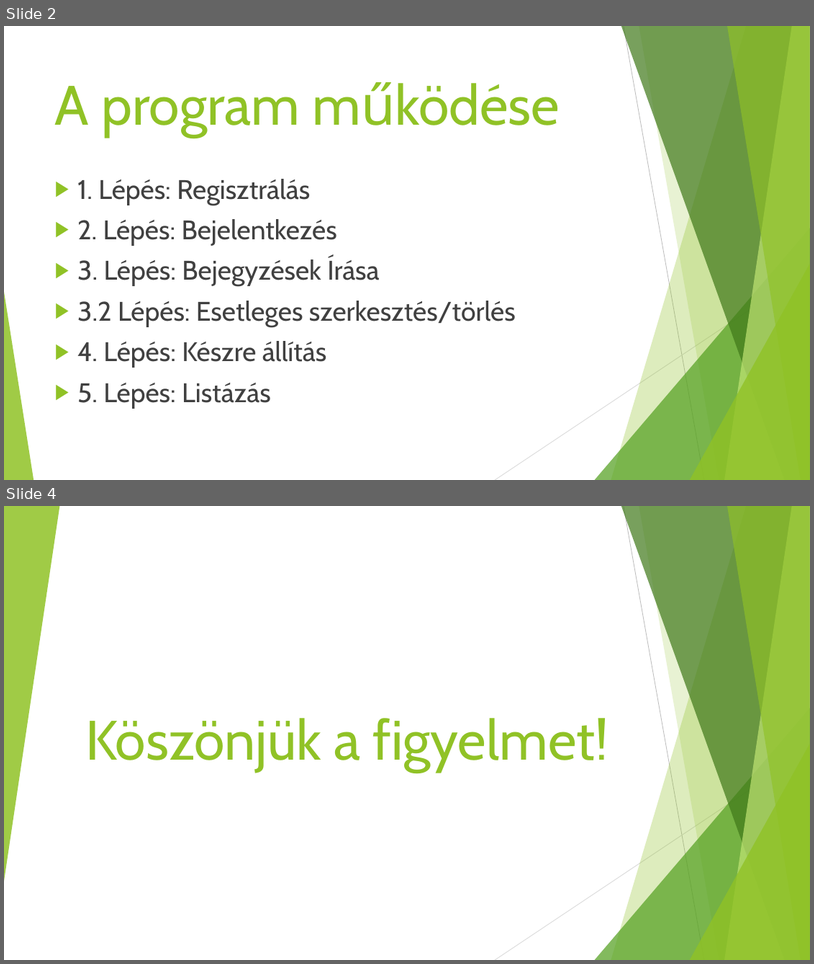
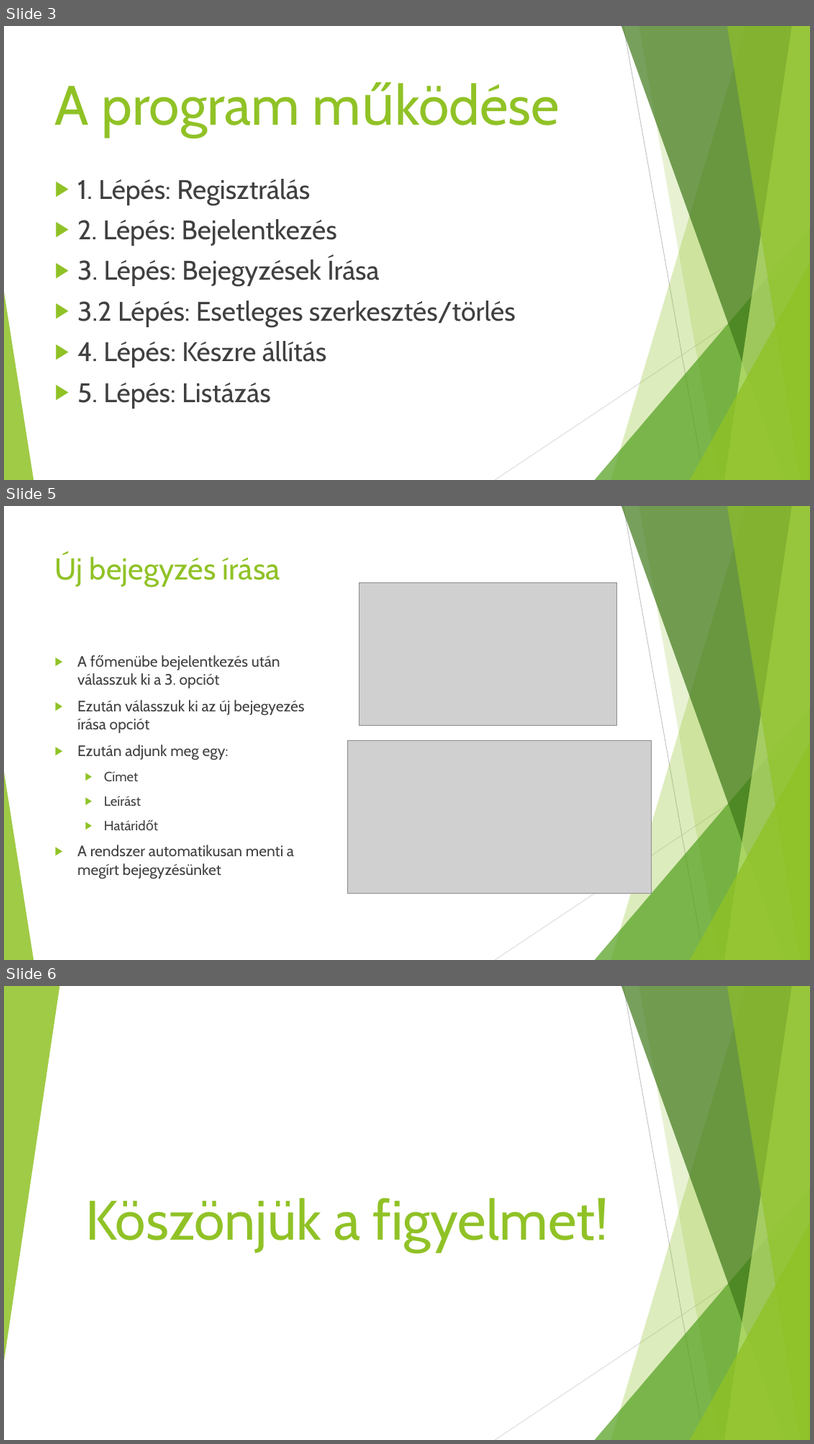
Before and after one commit to CsuszaTomi/DMN-Projekt, a slide deck: Határidőnapló.pptx. Shown one above the other, each under a label of ours: slides 2 and 4 before the commit, slides 3, 5 and 6 after it; the slides between them are not shown. The pictures are 814x964 and 814x1444 pixels, drawn with LibreOffice and Linux fonts; fonts in the diff are those of the drawing; grey boxes stand for pictures. Boxes give left, top, right and bottom in pixels: in the first picture for what was removed or moved away, otherwise in the second. Text is boxed around its words. In the diff, an @@ line names an element or a change of style, - is before the commit and + after.

Commit message:
PPT

```diff
--- a/Határidőnapló.pptx
+++ b/Határidőnapló.pptx
@@ slide 5 added at (4,506,810,960), background #FFFFFF; not listed: 10 template elements that a slide beside it also shows @@
@@ title added at (55,554,280,587), 36 pt, text #90C226 @@
+Új bejegyzés írása
@@ picture added at (359,583,617,725) @@
@@ text added at (77,655,304,879), 18 pt, text #404040 @@
+▶ A főmenübe bejelentkezés után válasszuk ki a 3. opciót
+▶ Ezután válasszuk ki az új bejegyezés írása opciót
+▶ Ezután adjunk meg egy:
+  ▶ Címet
+  ▶ Leírást
+  ▶ Határidőt
+▶ A rendszer automatikusan menti a megírt bejegyzésünket
@@ picture added at (347,740,652,893) @@
@@ what was slide 2 is now slide 3 @@
@@ what was slide 4 is now slide 6 @@
```
Also in this commit, not shown: 1 other slide added.
